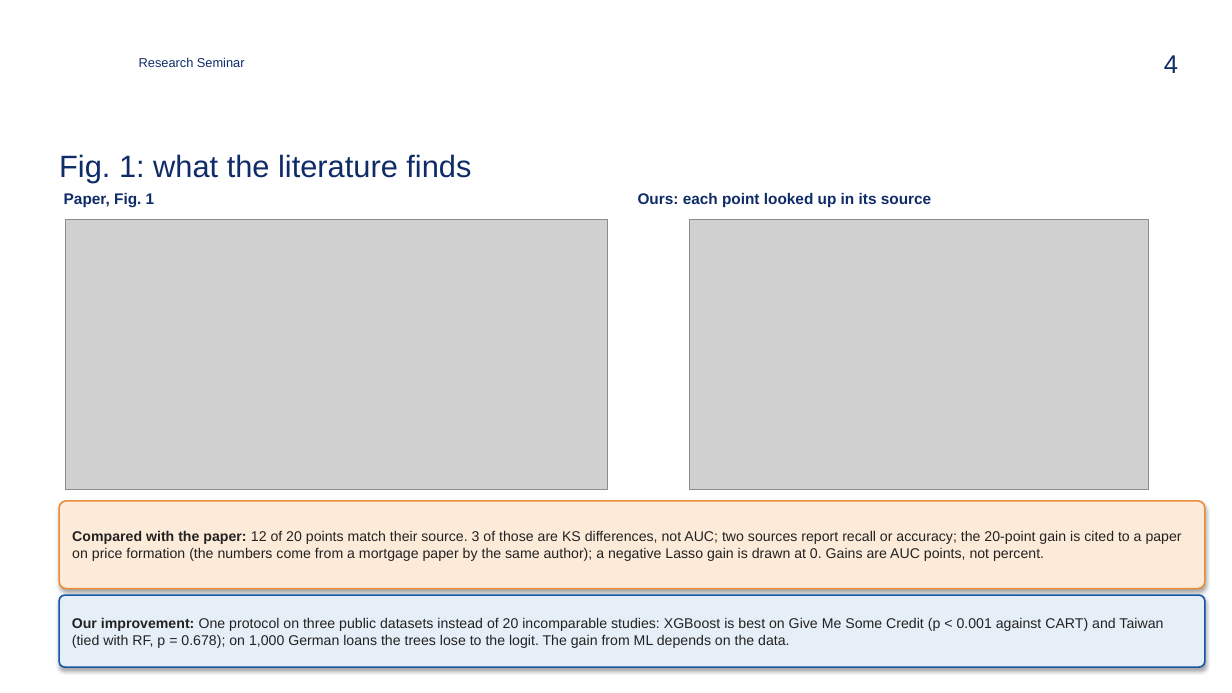
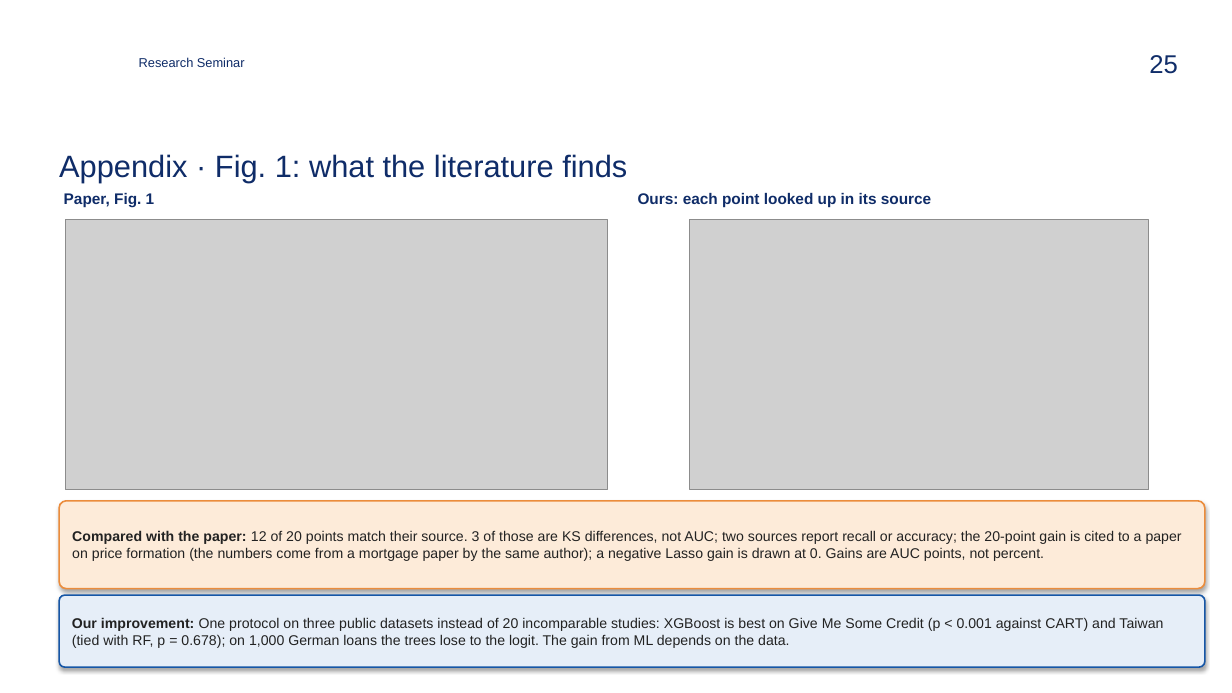
Before and after one commit to zavaz5/ml-model-risk, a slide deck: slide 25 of docs/presentation.pptx (slide 4 before the commit). Drawn at 1232x693 pixels with LibreOffice and Linux fonts; fonts in the diff are those of the drawing; grey boxes stand for pictures; background and template pictures are left out. Boxes give left, top, right and bottom in pixels: in the first picture for what was removed or moved away, otherwise in the second. Text is boxed around its words. In the diff, an @@ line names an element or a change of style, - is before the commit and + after.

```diff
--- a/docs/presentation.pptx
+++ b/docs/presentation.pptx
@@ page number at bbox=[1149, 55, 1178, 74]: text changed @@
-4
+25
@@ title at bbox=[59, 154, 627, 182]: text changed @@
-Fig. 1: what the literature finds
+Appendix · Fig. 1: what the literature finds
```
Also in this commit, not shown: 13 other slides changed, 10 slides added, 18 other files.
